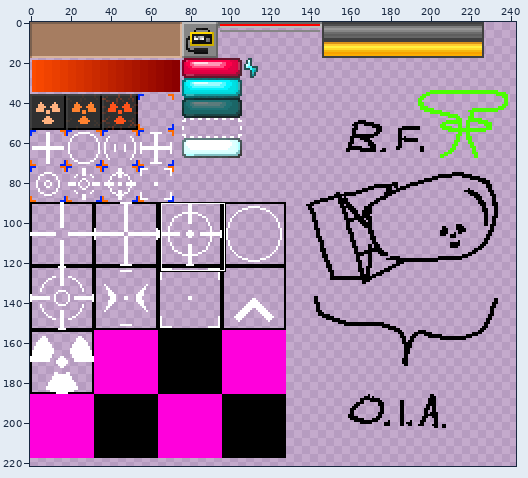
Edited in one commit: sprite sheet (src/main/resources/assets/hbm/textures/misc/overlay_misc.png). Above, an overview of the earlier version with the close-up marked.
Close-up. As it was:
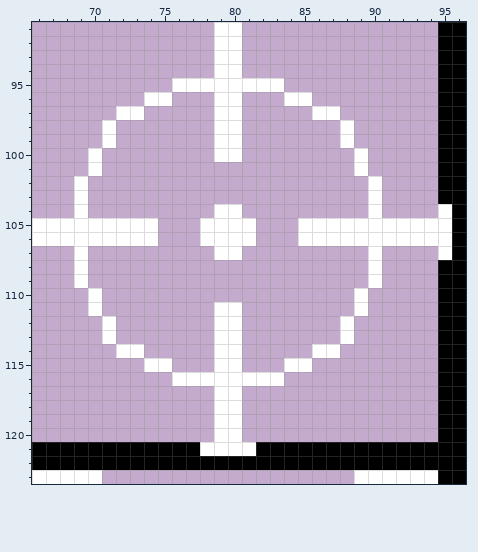
The file is 256x256 pixels. Colours within 5 levels of each other are drawn and written as one. Shown: x 66..96, y 91..123. The wide view leaves out empty margins.
The same view after the edit:
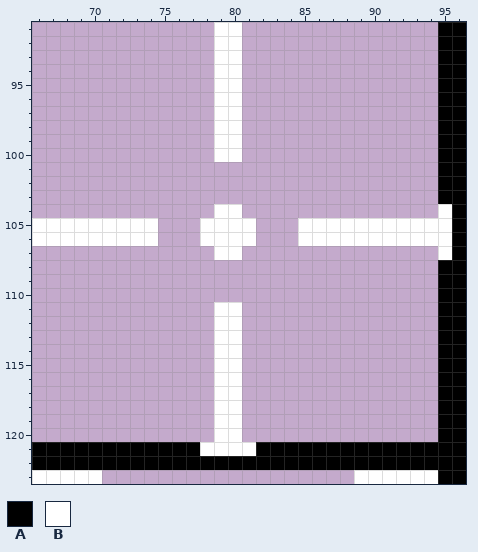
Palette (. is transparent): A #000000  B #ffffff
From old to new:
Colour B is gone in row 95 at x 76 to 78 and 81 to 83; in row 96 at x 74 to 75 and 84 to 85; in row 97 at x 72 to 73 and 86 to 87; in rows 98 to 99 at x 71 and 88; in rows 100 to 101 at x 70 and 89; in rows 102 to 104 at x 69 and 90.
Colour B is gone in rows 107 to 109 at x 69 and 90; in rows 110 to 111 at x 70 and 89; in rows 112 to 113 at x 71 and 88; in row 114 at x 72 to 73 and 86 to 87; in row 115 at x 74 to 75 and 84 to 85; in row 116 at x 76 to 78 and 81 to 83.
Changed places in both close-ups, as pixel boxes (x1, y1, x2, y2):
erased: (74, 78, 382, 386)
